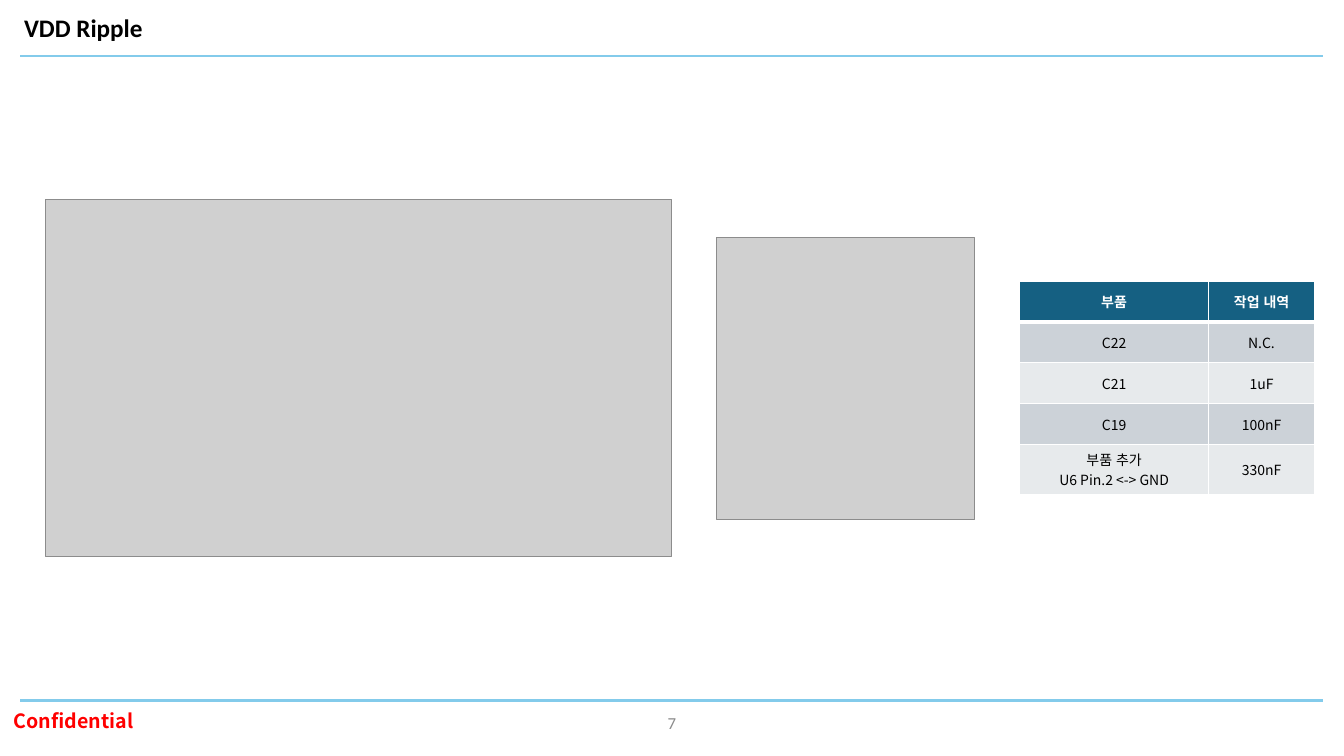
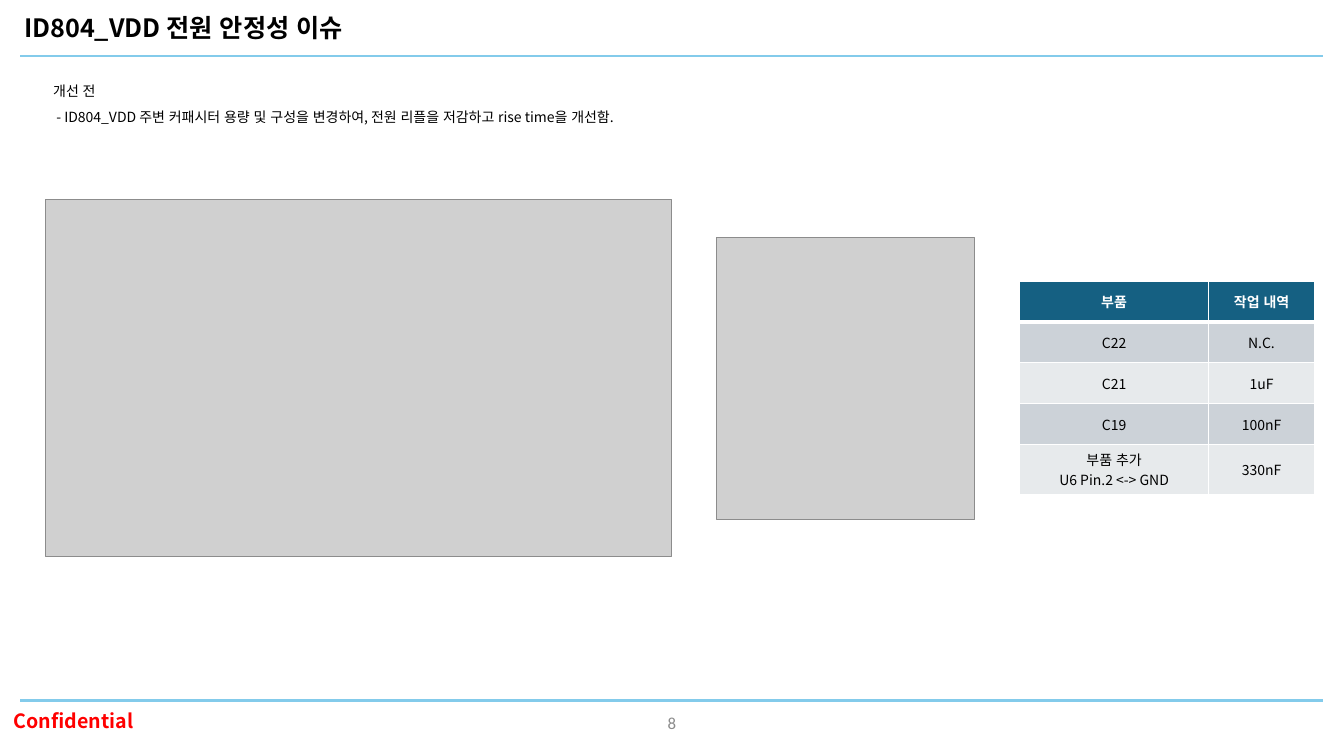
Before and after one commit to oio9595/Global_Technologies_FW, a slide deck: slide 8 of ID804/ID804_FA_Board/Docs/id804_fa_board_hw_issue_260908.pptx (slide 7 before the commit). Drawn at 1344x756 pixels with LibreOffice and Linux fonts; fonts in the diff are those of the drawing; grey boxes stand for pictures; background and template pictures are left out. Boxes give left, top, right and bottom in pixels: in the first picture for what was removed or moved away, otherwise in the second. Text is boxed around its words. In the diff, an @@ line names an element or a change of style, - is before the commit and + after.

```diff
--- a/ID804/ID804_FA_Board/Docs/id804_fa_board_hw_issue_260908.pptx
+++ b/ID804/ID804_FA_Board/Docs/id804_fa_board_hw_issue_260908.pptx
@@ text at bbox=[24, 16, 343, 41]: text changed; font Calibri to Noto Sans CJK KR @@
-VDD Ripple
+ID804_VDD 전원 안정성 이슈
@@ text added at bbox=[53, 84, 613, 125], 10 pt, text #000000 @@
+개선 전
+- ID804_VDD 주변 커패시터 용량 및 구성을 변경하여, 전원 리플을 저감하고 rise time을 개선함.
@@ page number at bbox=[668, 717, 676, 729]: text changed @@
-7
+8
```
Also in this commit, not shown: 7 other slides changed, 5 slides added, 2 slides removed, 4 other files.
